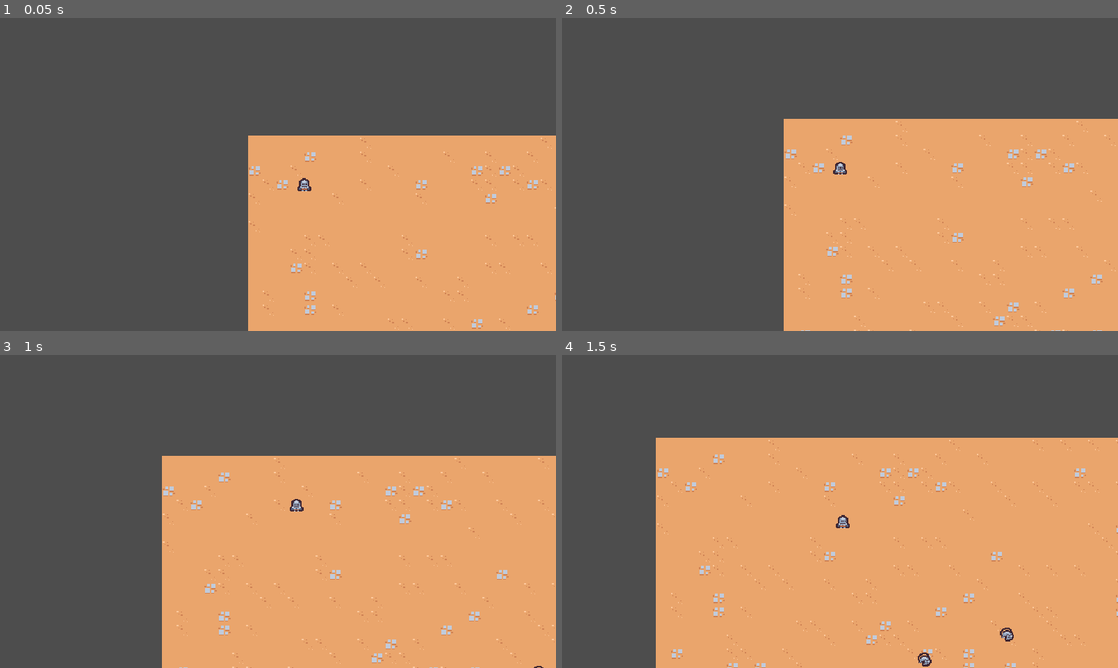
Above: before the commit, frames 1-4 (two rows, left to right).
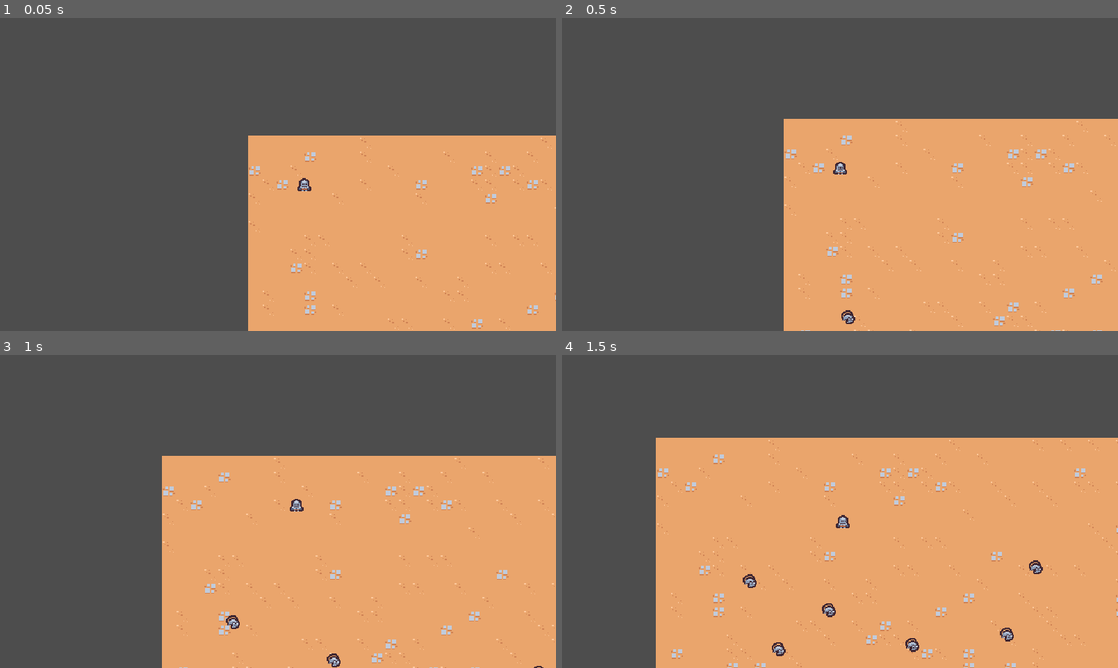
Above: after the commit, the same moments.

Repository: ToraSpaceLab/Survivors
Game: Godot game, scene res://scenes/main/main.tscn
The game is run twice, just before and just after one commit, with the same random seed, the same clock (stepped at 60 frames per second) and the same inputs.
Inputs:
- Up to frame 1 (0.05 s): no input
- Up to frame 2 (0.5 s): no input
- Up to frame 3 (1 s): hold D (move_right) from 0.53 s (still down)
- Up to frame 4 (1.5 s): release D (move_right) at 1.28 s; hold S (move_down) from 1.28 s (still down)

Frame 1 is identical in both runs. In frame 2, less than 0.1% of the frame differs, in the area x 50-53%, y 93-98%; in frame 3, 0.2%; in frame 4, 0.5%, in the area x 32-87%, y 65-100%.

Commit message:
Destroying enemies

Diff:
--- a/project.godot
+++ b/project.godot
@@ -50,6 +50,12 @@
 ]
 }
 
+[layer_names]
+
+2d_physics/layer_1="Terrain"
+2d_physics/layer_2="Player"
+2d_physics/layer_3="Enemy"
+
 [rendering]
 
 textures/canvas_textures/default_texture_filter=0
--- a/scenes/ability/sword_ability/sword_ability.tscn
+++ b/scenes/ability/sword_ability/sword_ability.tscn
@@ -27,6 +27,18 @@
 "transitions": PackedFloat32Array(1),
 "update": 0,
 "values": [Vector2(1, 1)]
+}
+tracks/2/type = "value"
+tracks/2/imported = false
+tracks/2/enabled = true
+tracks/2/path = NodePath("Area2D/CollisionShape2D:disabled")
+tracks/2/interp = 1
+tracks/2/loop_wrap = true
+tracks/2/keys = {
+"times": PackedFloat32Array(0),
+"transitions": PackedFloat32Array(1),
+"update": 1,
+"values": [true]
 }
 
 [sub_resource type="Animation" id="Animation_xyau1"]
@@ -71,12 +83,27 @@
 "method": &"queue_free"
 }]
 }
+tracks/3/type = "value"
+tracks/3/imported = false
+tracks/3/enabled = true
+tracks/3/path = NodePath("Area2D/CollisionShape2D:disabled")
+tracks/3/interp = 1
+tracks/3/loop_wrap = true
+tracks/3/keys = {
+"times": PackedFloat32Array(0, 0.2, 0.4),
+"transitions": PackedFloat32Array(1, 1, 1),
+"update": 1,
+"values": [true, false, true]
+}
 
 [sub_resource type="AnimationLibrary" id="AnimationLibrary_fj5y3"]
 _data = {
 "RESET": SubResource("Animation_0rv2x"),
 "swing": SubResource("Animation_xyau1")
 }
+
+[sub_resource type="RectangleShape2D" id="RectangleShape2D_8a6et"]
+size = Vector2(30, 30)
 
 [node name="SwordAbility" type="Node2D"]
 
@@ -89,3 +116,12 @@
 [node name="Sprite2D" type="Sprite2D" parent="."]
 texture = ExtResource("1_14xrd")
 offset = Vector2(0, -4)
+
+[node name="Area2D" type="Area2D" parent="."]
+collision_layer = 4
+collision_mask = 0
+
+[node name="CollisionShape2D" type="CollisionShape2D" parent="Area2D"]
+position = Vector2(15, 0)
+shape = SubResource("RectangleShape2D_8a6et")
+disabled = true
--- a/scenes/ability/sword_ability_controller/sword_ability_controller.gd
+++ b/scenes/ability/sword_ability_controller/sword_ability_controller.gd
@@ -33,3 +33,7 @@
 	var sword_instance = sword_ability.instantiate() as Node2D
 	player.get_parent().add_child(sword_instance)
 	sword_instance.global_position = enemies[0].global_position
+	sword_instance.global_position += Vector2.RIGHT.rotated(randf_range(0, TAU)) * 4
+
+	var enemy_direction = enemies[0].global_position - sword_instance.global_position
+	sword_instance.rotation = enemy_direction.angle()
--- a/scenes/basic_enemy/basic_enemy.gd
+++ b/scenes/basic_enemy/basic_enemy.gd
@@ -4,7 +4,7 @@
 
 # Called when the node enters the scene tree for the first time.
 func _ready() -> void:
-	pass # Replace with function body.
+	$Area2D.area_entered.connect(on_area_entered)
 
 
 # Called every frame. 'delta' is the elapsed time since the previous frame.
@@ -19,3 +19,7 @@
 	if player_node != null:
 		return (player_node.global_position - global_position).normalized()
 	return Vector2.ZERO
+
+
+func on_area_entered(other_area: Area2D):
+	queue_free()
--- a/scenes/basic_enemy/basic_enemy.tscn
+++ b/scenes/basic_enemy/basic_enemy.tscn
@@ -1,7 +1,10 @@
-[gd_scene load_steps=4 format=3 uid="uid://66bjjkexucfi"]
+[gd_scene load_steps=5 format=3 uid="uid://66bjjkexucfi"]
 
 [ext_resource type="Script" path="res://scenes/basic_enemy/basic_enemy.gd" id="1_7r5bd"]
 [ext_resource type="Texture2D" uid="uid://cnlqcakox4jnp" path="res://scenes/basic_enemy/basic_enemy.png" id="1_q0spr"]
+
+[sub_resource type="CircleShape2D" id="CircleShape2D_4jjbt"]
+radius = 12.0
 
 [sub_resource type="CircleShape2D" id="CircleShape2D_iu86p"]
 radius = 5.0
@@ -10,6 +13,14 @@
 collision_layer = 0
 script = ExtResource("1_7r5bd")
 
+[node name="Area2D" type="Area2D" parent="."]
+collision_layer = 0
+collision_mask = 4
+
+[node name="CollisionShape2D" type="CollisionShape2D" parent="Area2D"]
+position = Vector2(0, -5)
+shape = SubResource("CircleShape2D_4jjbt")
+
 [node name="Sprite2D" type="Sprite2D" parent="."]
 texture = ExtResource("1_q0spr")
 offset = Vector2(0, -4)
--- a/scenes/main/main.tscn
+++ b/scenes/main/main.tscn
@@ -21,4 +21,19 @@
 position = Vector2(483, 257)
 
 [node name="BasicEnemy2" parent="." instance=ExtResource("4_dqn0h")]
-position = Vector2(366, 311)
+position = Vector2(220, 271)
+
+[node name="BasicEnemy3" parent="." instance=ExtResource("4_dqn0h")]
+position = Vector2(529, 152)
+
+[node name="BasicEnemy4" parent="." instance=ExtResource("4_dqn0h")]
+position = Vector2(60, 237)
+
+[node name="BasicEnemy5" parent="." instance=ExtResource("4_dqn0h")]
+position = Vector2(126, 324)
+
+[node name="BasicEnemy6" parent="." instance=ExtResource("4_dqn0h")]
+position = Vector2(523, 328)
+
+[node name="BasicEnemy7" parent="." instance=ExtResource("4_dqn0h")]
+position = Vector2(351, 295)
Not shown: 1 places in scenes/ability/sword_ability/sword_ability.tscn that only renumber resources
